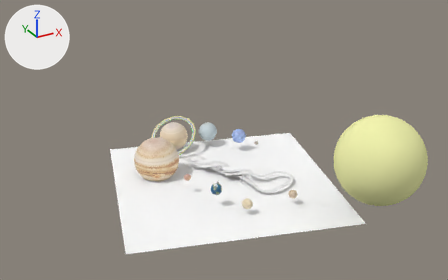
Renders of the Blender file media/trunk/tracks/star/startrack.blend from each side of a commit.
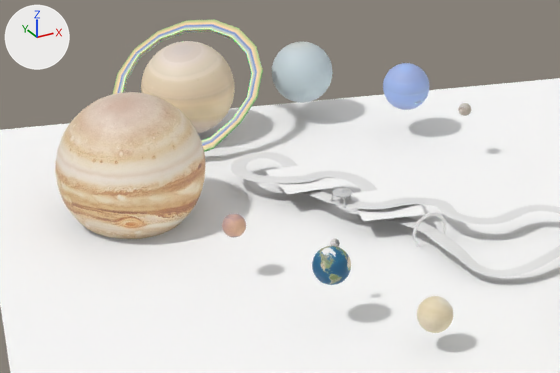
The first picture shows the older version from a camera (50 mm lens) standing at (-1257.0, -2050.0, 1250.0) and looking at (-101.0, 52.0, 199.0). The close-ups show the older and then the newer version on the part from 26% to 64% of the width and 39% to 79% of the height of that picture. Only the edits that show in the close-ups are written down. Lighting does not change. The marker at upper left points along +X, +Y and +Z.

In view in the first close-up: 'Earth', 'Jupiter', 'Mars', 'Neptune', 'Reset Plane', 'Reset Plane.001', 'Reset Plane.002', 'Saturn', 'Saturn Rings', 'Track', 'UFO', 'Uranus', 'Venus', 'moon' and 2 more.
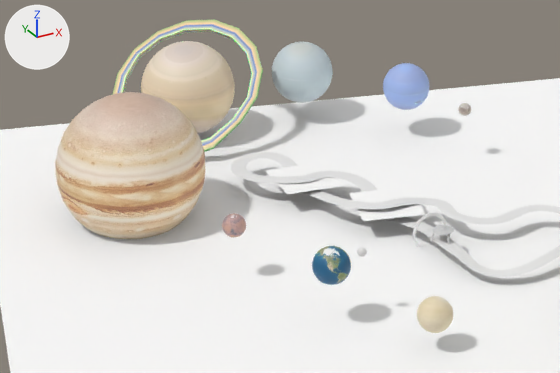
Boxes [x1, y1, x2, y2] around the edits, measured in the close-ups (560 x 373 px):
'Jupiter', surface changed, turned: before [55, 92, 206, 239]; after [55, 92, 205, 239]
'Earth', turned: [312, 246, 351, 285] in both
'UFO', moved, turned: before [330, 188, 353, 209]; after [430, 225, 454, 244]
'moon', turned: before [330, 239, 340, 247]; after [357, 247, 367, 257]

The change in detail:
me_sphere_005 has 498 vertices, 992 faces and spans x -100.0..100.0, y -100.0..100.0, z -100.0..100.0.
me_sphere_005 is used by ob_jupiter; location (-309.0, 299.3, 51.2); rotation (0.0, 0.0, 0.205), in degrees (0, 0, 12).
me_sphere_005 part 1: texture (UV) coordinates of 992 of 992 faces, centred in x -99.0..99.0, y -99.0..99.0, z -100.0..100.0, changed; they spanned u -0.02..1.03, v 0.04..0.98 and now span u -0.03..1.16, v 0.0..1.0.
Object 'moon' (ob_moon) turns from (0, 0, 58) to (0, 0, 0) degrees about x, y and z.
Object 'Jupiter' (ob_jupiter) turns from (0, 0, 12) to (0, 0, 0) degrees about x, y and z.
Object 'Earth' (ob_earth) turns from (0, 0, -25) to (0, 0, 0) degrees about x, y and z.
Object 'UFO' (ob_ufo) moves from (-70.2, 147.7, 15.6) to (0.1, 3.9, 6.7).
Object 'UFO' (ob_ufo) turns from (-15, 0, 104) to (-15, 0, 0) degrees about x, y and z.
